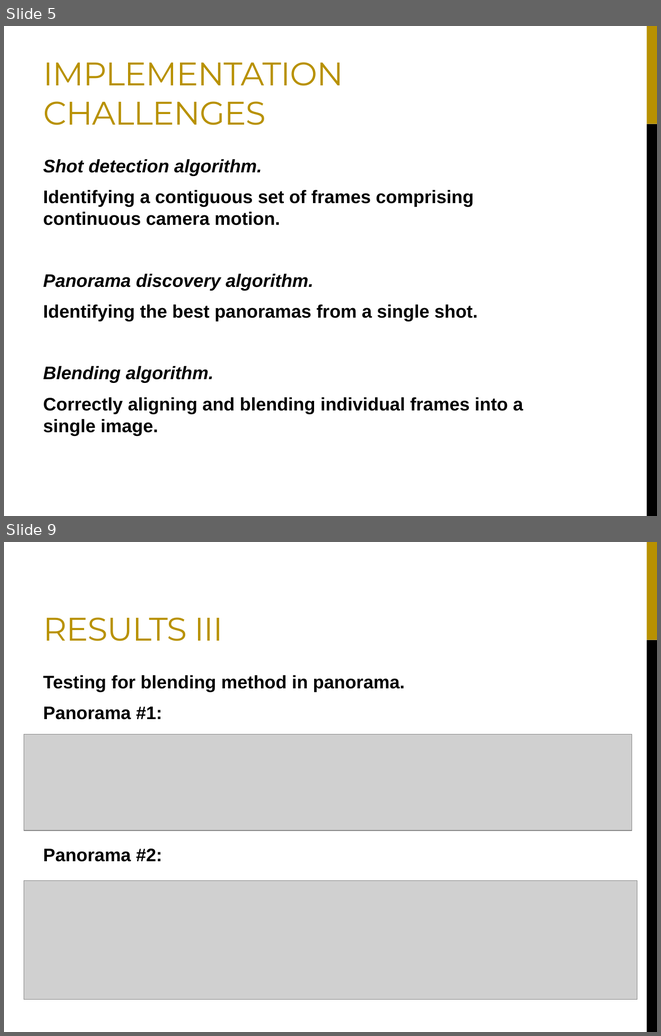
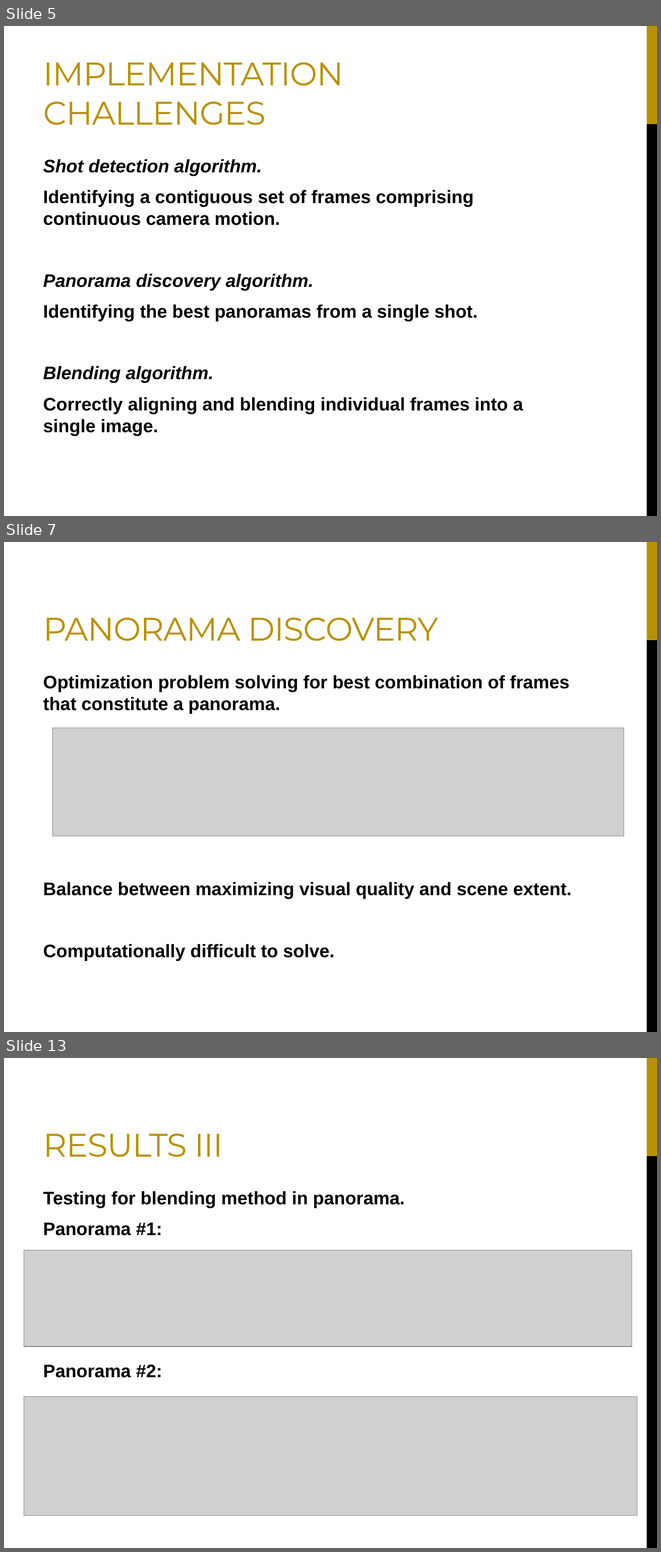
Before and after one commit to apoorvab/VideoPanoramaMaker, a slide deck: Documentation/final_presentation.pptx. Shown one above the other, each under a label of ours: slides 5 and 9 before the commit, slides 5, 7 and 13 after it; the slides between them are not shown. The pictures are 661x1036 and 661x1552 pixels, drawn with LibreOffice and Linux fonts; fonts in the diff are those of the drawing; grey boxes stand for pictures. Boxes give left, top, right and bottom in pixels: in the first picture for what was removed or moved away, otherwise in the second. Text is boxed around its words. In the diff, an @@ line names an element or a change of style, - is before the commit and + after.

```diff
--- a/Documentation/final_presentation.pptx
+++ b/Documentation/final_presentation.pptx
@@ slide 7 added at box(4, 542, 657, 1032), background #FFFFFF; not listed: 2 template elements that a slide beside it also shows @@
@@ title added at box(43, 617, 438, 641), 36 pt, text #B89101 @@
+PANORAMA DISCOVERY
@@ text added at box(43, 675, 572, 960), 20 pt, text #000000, bold @@
+Optimization problem solving for best combination of frames that constitute a panorama.
+Balance between maximizing visual quality and scene extent.
+Computationally difficult to solve.
@@ picture added at box(52, 728, 624, 836) @@
@@ what was slide 9 is now slide 13 @@
```
Also in this commit, not shown: 4 slides changed, 3 other slides added.
